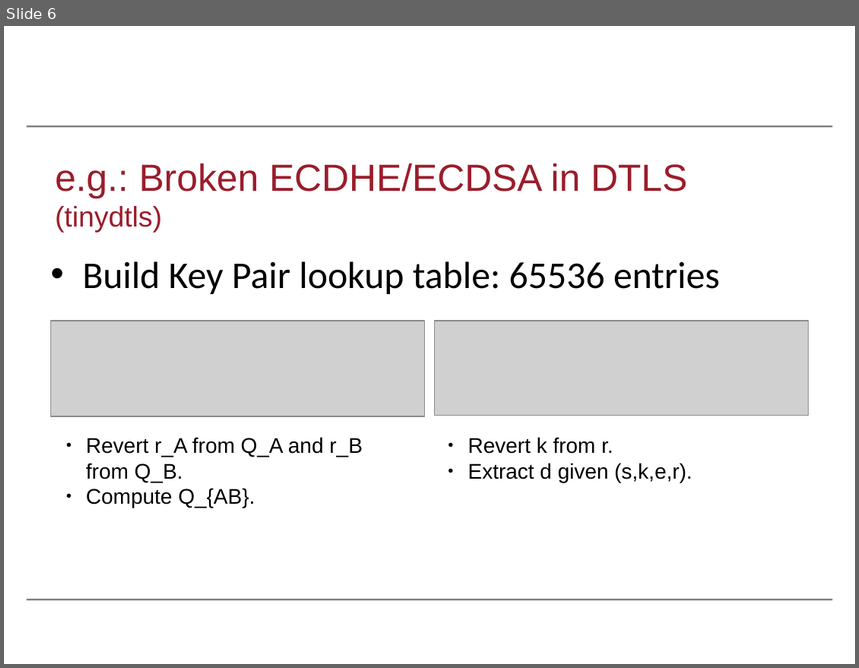
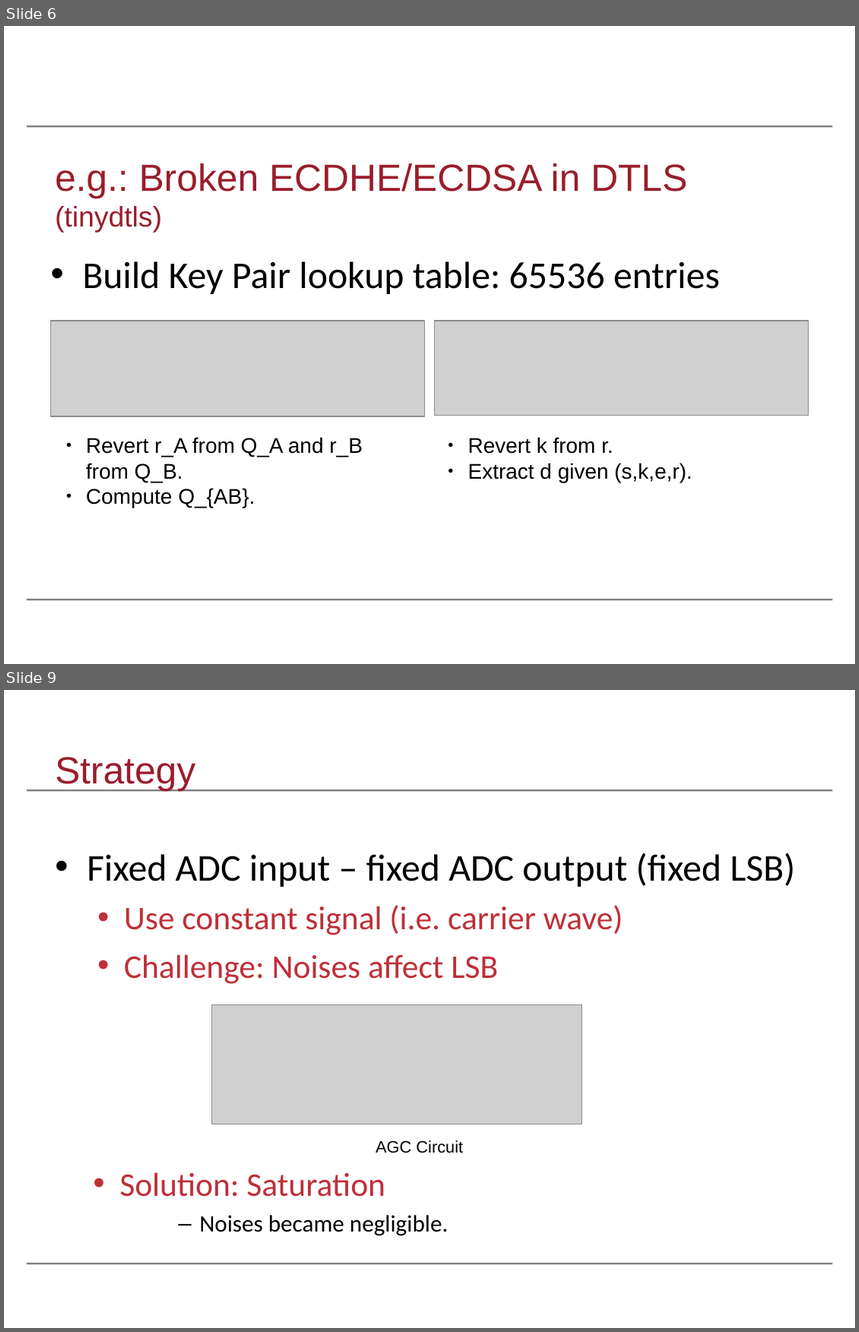
Before and after one commit to Salties/MI-Side-Channel-DTLS, a slide deck: Writings/Cryptographic_Randomness_On_A_CC2538/slides/wifs2016.odp. Shown one above the other, each under a label of ours: slide 6 before the commit, slides 6 and 9 after it; the slides between them are not shown. The pictures are 859x668 and 859x1332 pixels, drawn with LibreOffice and Linux fonts; fonts in the diff are those of the drawing; grey boxes stand for pictures; background and template pictures are left out. Boxes give left, top, right and bottom in pixels: in the first picture for what was removed or moved away, otherwise in the second. Text is boxed around its words. In the diff, an @@ line names an element or a change of style, - is before the commit and + after.

```diff
--- a/Writings/Cryptographic_Randomness_On_A_CC2538/slides/wifs2016.odp
+++ b/Writings/Cryptographic_Randomness_On_A_CC2538/slides/wifs2016.odp
@@ slide 9 added at <box>4,690,855,1328</box>, background #FFFFFF; not listed: 2 template elements that a slide beside it also shows @@
@@ title added at <box>55,757,196,791</box>, 32 pt, text #9A1D2B @@
+Strategy
@@ text added at <box>87,853,796,984</box>, 28 pt, text #BF2F37 @@
+• Fixed ADC input – fixed ADC output (fixed LSB)
+  • Use constant signal (i.e. carrier wave)
+  • Challenge: Noises affect LSB
@@ picture added at <box>211,1005,582,1125</box> @@
@@ text added at <box>376,1141,463,1154</box>, 14 pt, text #000000 @@
+AGC Circuit
@@ text added at <box>120,1173,448,1236</box>, 20 pt, text #000000 @@
+  • Solution: Saturation
+      – Noises became negligible.
```
Also in this commit, not shown: 2 slides changed, 3 other slides added, 3 other files.
